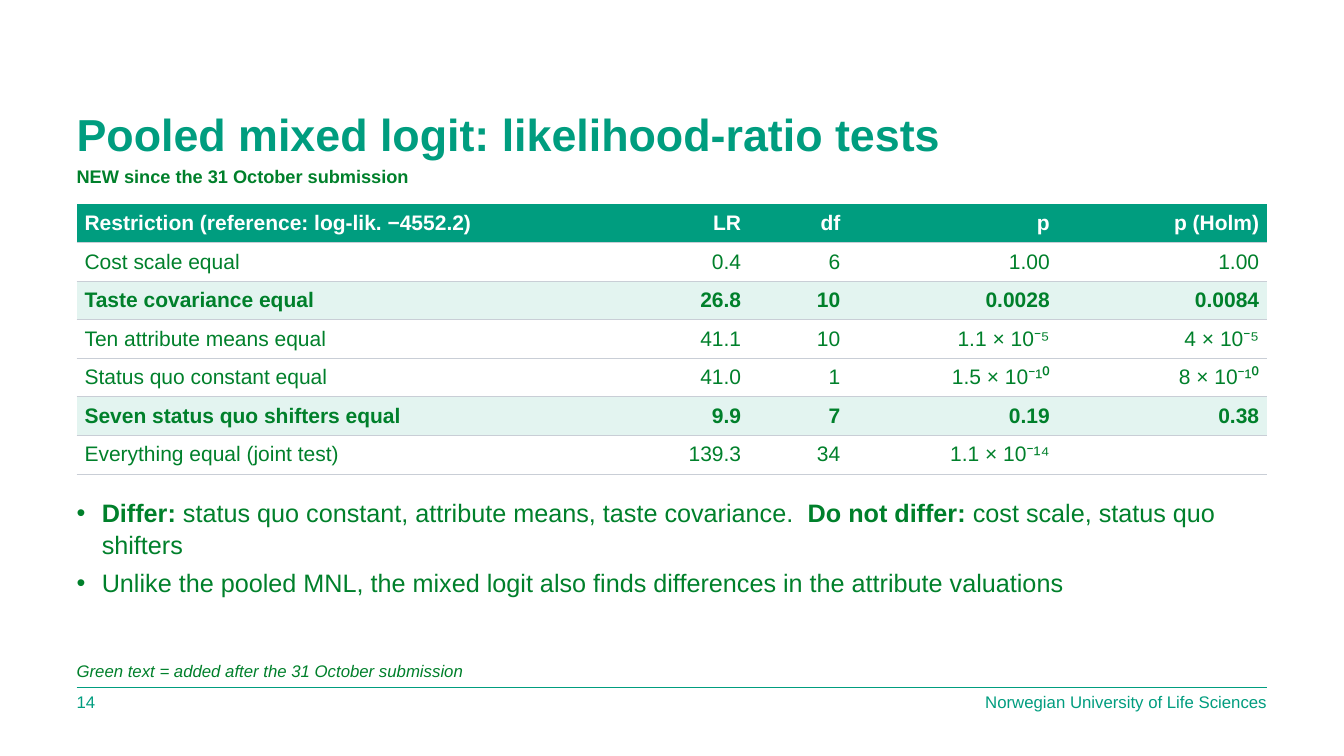
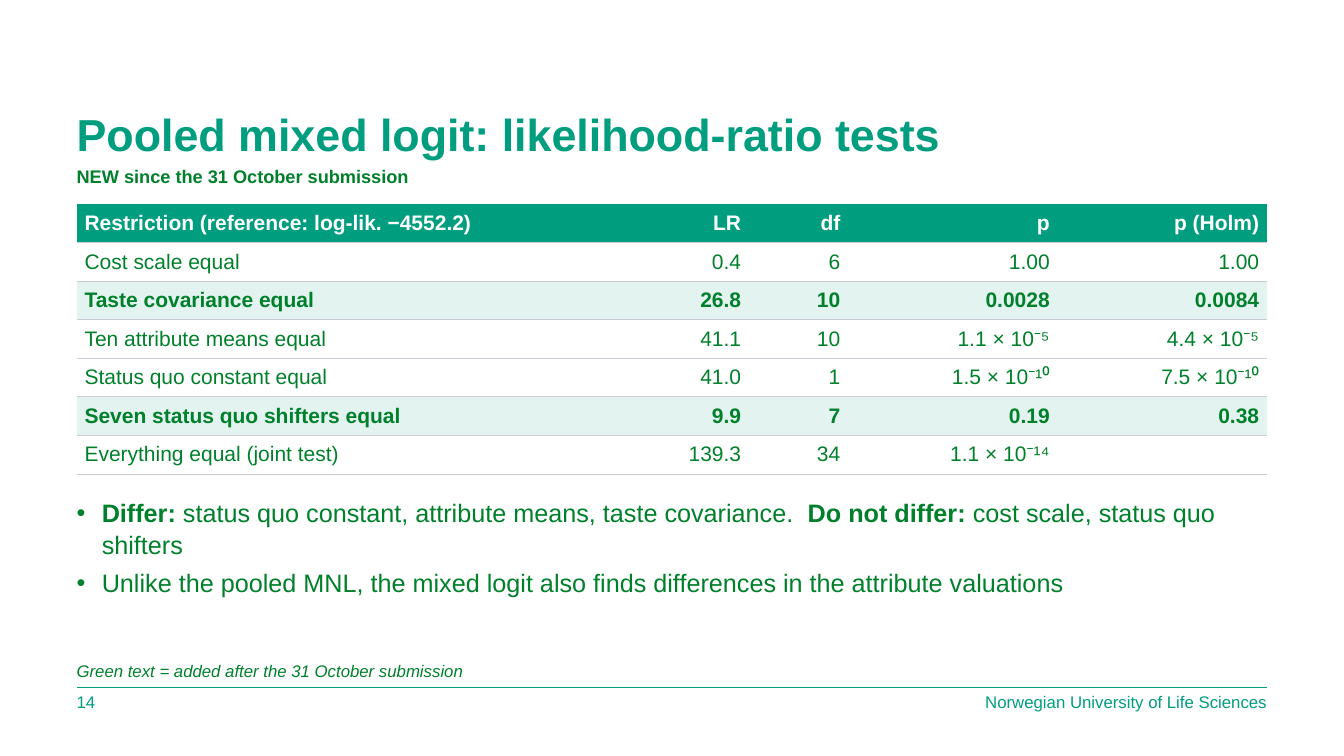
Before and after one commit to binosapk/Replication-of-Anders-et-al-2026-, a slide deck: slide 15 of docs/Defense_Presentation_13Nov.pptx. Drawn at 1344x756 pixels with LibreOffice and Linux fonts; fonts in the diff are those of the drawing; background and template pictures are left out. Boxes give left, top, right and bottom in pixels: in the first picture for what was removed or moved away, otherwise in the second. Text is boxed around its words. In the diff, an @@ line names an element or a change of style, - is before the commit and + after.

Commit message:
Align README p-values and presentation with the output files

```diff
--- a/docs/Defense_Presentation_13Nov.pptx
+++ b/docs/Defense_Presentation_13Nov.pptx
@@ table at [77,204,1267,474] @@
-row 4, column 5: 4 × 10⁻⁵
+row 4, column 5: 4.4 × 10⁻⁵
-row 5, column 5: 8 × 10⁻¹⁰
+row 5, column 5: 7.5 × 10⁻¹⁰
```
Also in this commit, not shown: 1 other file.
